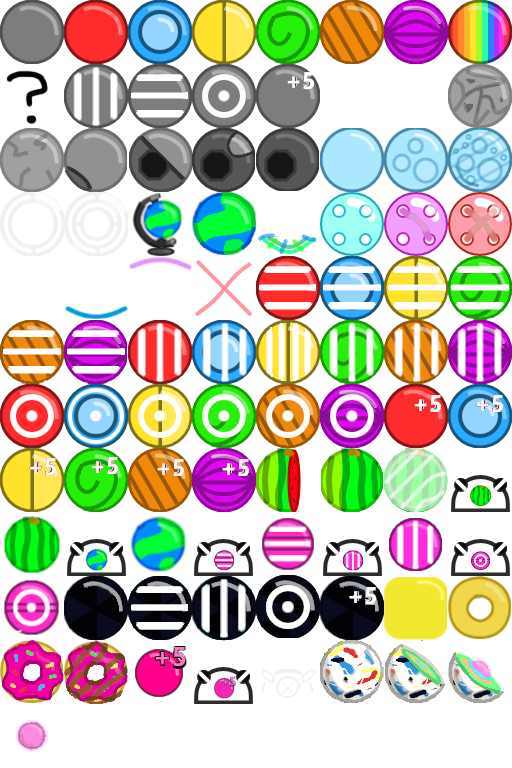
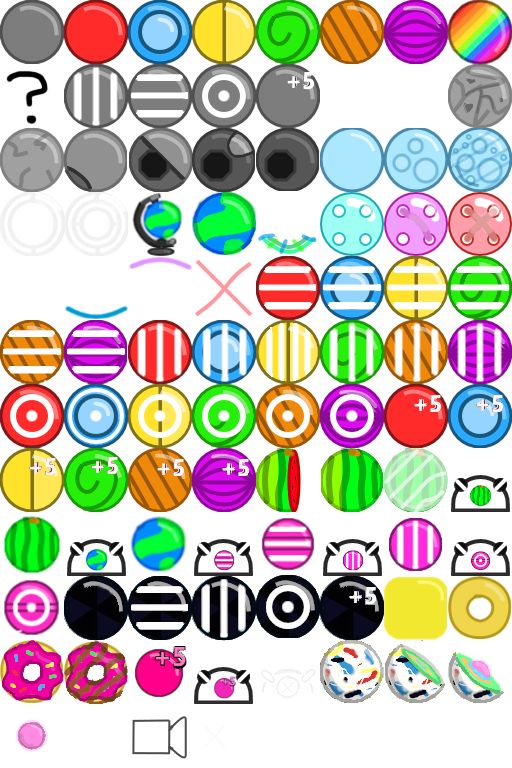
Comparing the layer stacks of the two 512×768 images. Changes:
added layer "parallax #2" (70%) above "parallax #1" over [132, 716, 225, 759]
painted on "tiles.png" over [132, 0, 512, 759]
